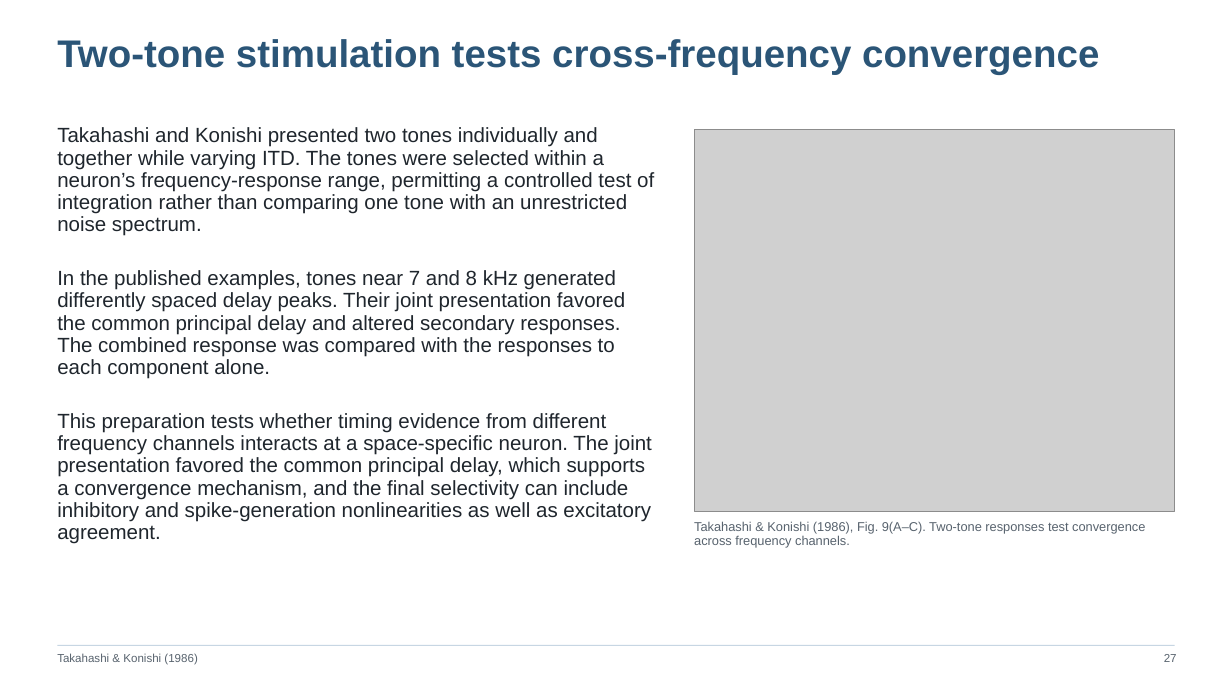
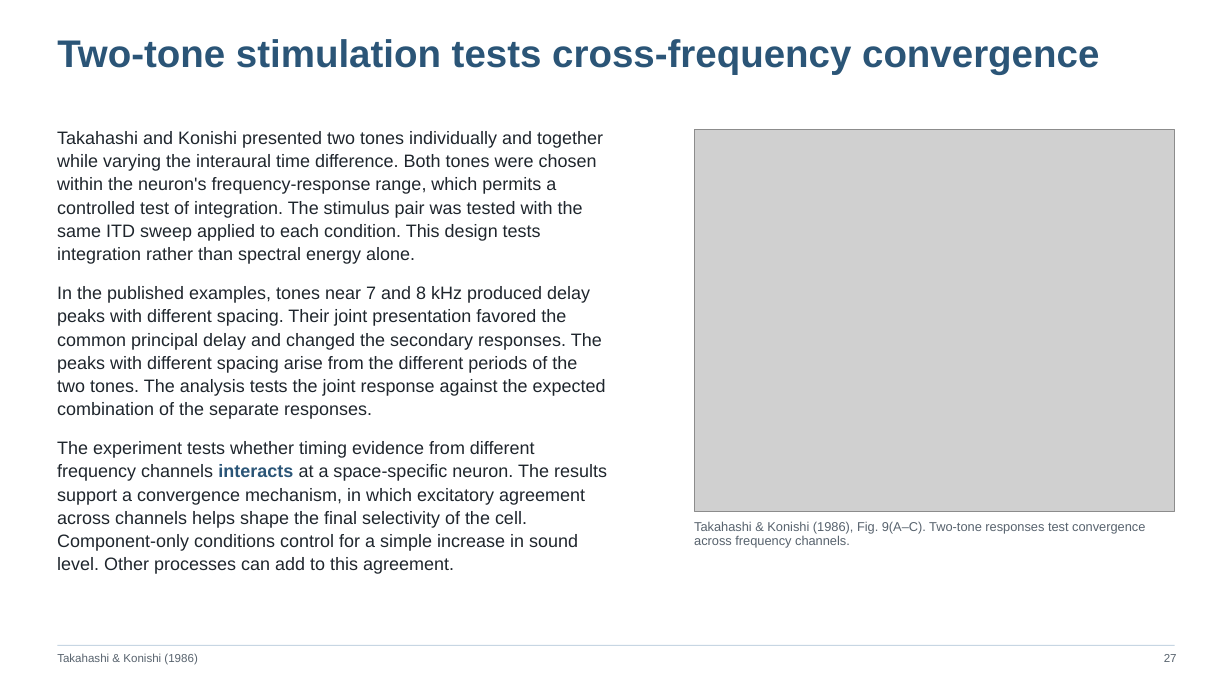
Before and after one commit to jordanxxlopez/NEUROETHOLOGY, a slide deck: slide 35 of scaffolded/Neuroethology_Lecture18_FA2026_SCAFFOLDED.pptx (slide 38 before the commit). Drawn at 1232x693 pixels with LibreOffice and Linux fonts; fonts in the diff are those of the drawing; grey boxes stand for pictures. Boxes give left, top, right and bottom in pixels: in the first picture for what was removed or moved away, otherwise in the second. Text is boxed around its words. In the diff, an @@ line names an element or a change of style, - is before the commit and + after.

```diff
--- a/scaffolded/Neuroethology_Lecture18_FA2026_SCAFFOLDED.pptx
+++ b/scaffolded/Neuroethology_Lecture18_FA2026_SCAFFOLDED.pptx
@@ text at (x1=57, y1=131, x2=607, y2=574): text changed; size 16 to 14 pt @@
-Takahashi and Konishi presented two tones individually and together while varying ITD. The tones were selected within a neuron’s frequency-response range, permitting a controlled test of integration rather than comparing one tone with an unrestricted noise spectrum.
+Takahashi and Konishi presented two tones individually and together while varying the interaural time difference. Both tones were chosen within the neuron's frequency-response range, which permits a controlled test of integration. The stimulus pair was tested with the same ITD sweep applied to each condition. This design tests integration rather than spectral energy alone.
+In the published examples, tones near 7 and 8 kHz produced delay peaks with different spacing. Their joint presentation favored the common principal delay and changed the secondary responses. The peaks with different spacing arise from the different periods of the two tones. The analysis tests the joint response against the expected combination of the separate responses.
+The experiment tests whether timing evidence from different frequency channels interacts at a space-specific neuron. The results support a convergence mechanism, in which excitatory agreement across channels helps shape the final selectivity of the cell. Component-only conditions control for a simple increase in sound level. Other processes can add to this agreement.
@@ text removed at (x1=57, y1=270, x2=625, y2=379) @@
-In the published examples, tones near 7 and 8 kHz generated differently spaced delay peaks. Their joint presentation favored the common principal delay and altered secondary responses. The combined response was compared with the responses to each component alone.
@@ text removed at (x1=57, y1=413, x2=652, y2=544) @@
-This preparation tests whether timing evidence from different frequency channels interacts at a space-specific neuron. The joint presentation favored the common principal delay, which supports a convergence mechanism, and the final selectivity can include inhibitory and spike-generation nonlinearities as well as excitatory agreement.
```
Also in this commit, not shown: 46 other slides changed, 11 slides added, 11 slides removed, 3 other files.
